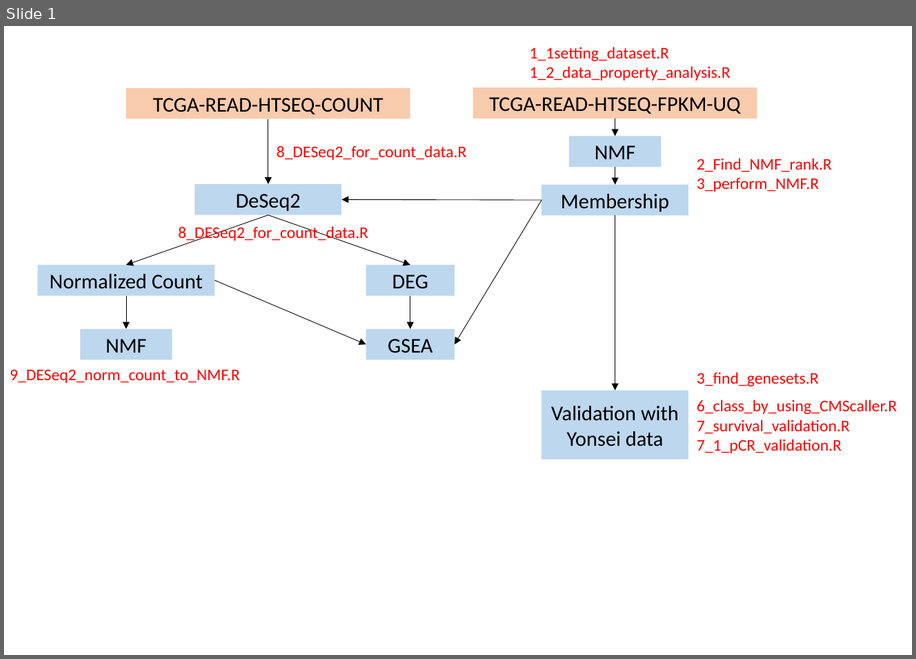
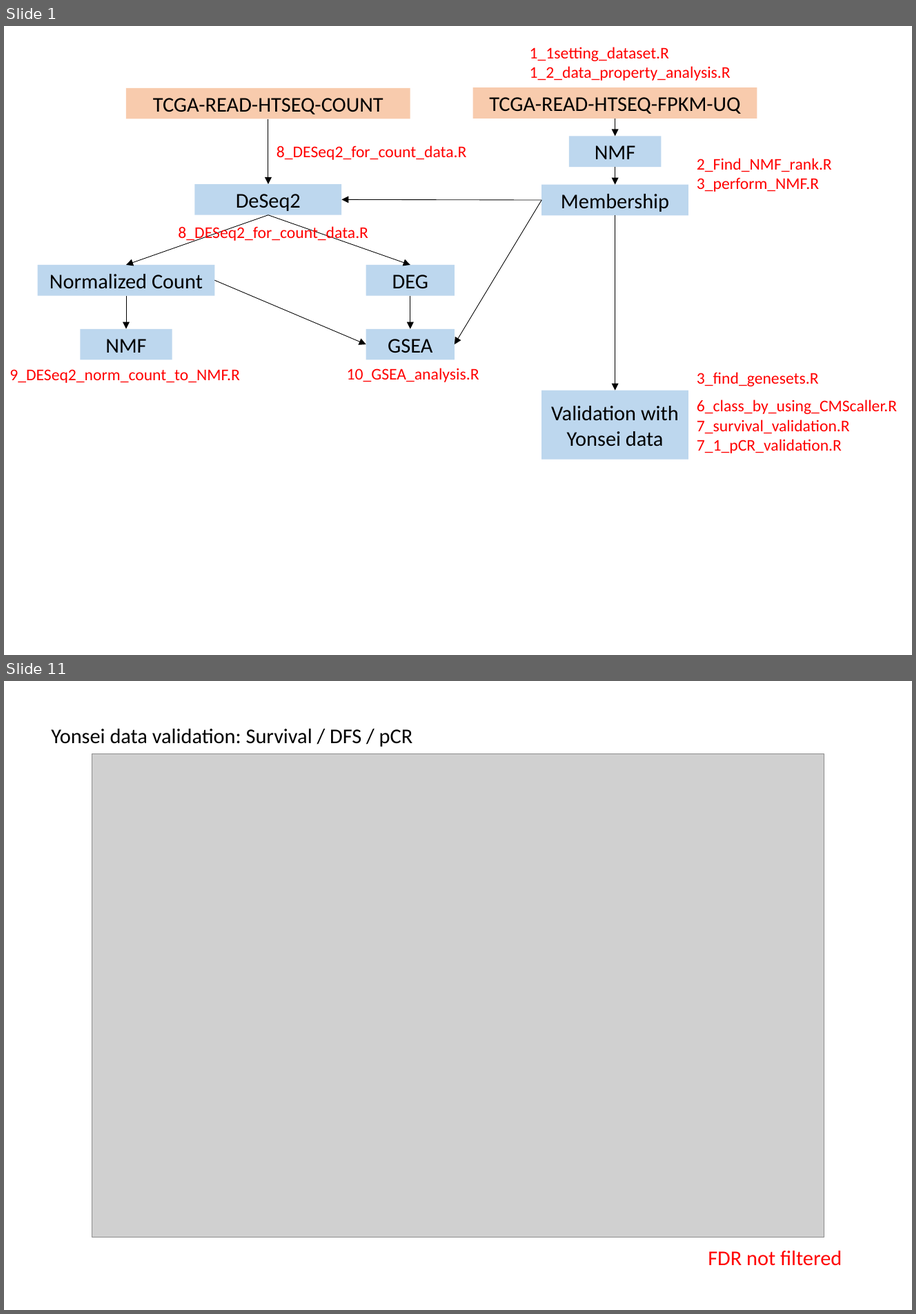
Before and after one commit to leeym950/NMF_Rectal_Cancer, a slide deck: Introduction.pptx. Shown one above the other, each under a label of ours: slide 1 before the commit, slides 1 and 11 after it; the slides between them are not shown. The pictures are 916x659 and 916x1314 pixels, drawn with LibreOffice and Linux fonts; fonts in the diff are those of the drawing; grey boxes stand for pictures. Boxes give left, top, right and bottom in pixels: in the first picture for what was removed or moved away, otherwise in the second. Text is boxed around its words. In the diff, an @@ line names an element or a change of style, - is before the commit and + after.

```diff
--- a/Introduction.pptx
+++ b/Introduction.pptx
@@ slide 11 added at <box>4,681,912,1310</box>, background #FFFFFF @@
@@ text added at <box>51,729,413,747</box>, 18 pt, text #000000 @@
+Yonsei data validation: Survival / DFS / pCR
@@ picture added at <box>92,754,825,1237</box> @@
@@ text added at <box>708,1250,842,1265</box>, 18 pt, text #FF0000 @@
+FDR not filtered
@@ slide 1 changed as well @@
@@ text added at <box>347,368,479,382</box>, 14 pt, text #FF0000 @@
+10_GSEA_analysis.R
```
Also in this commit, not shown: 17 other slides added.
